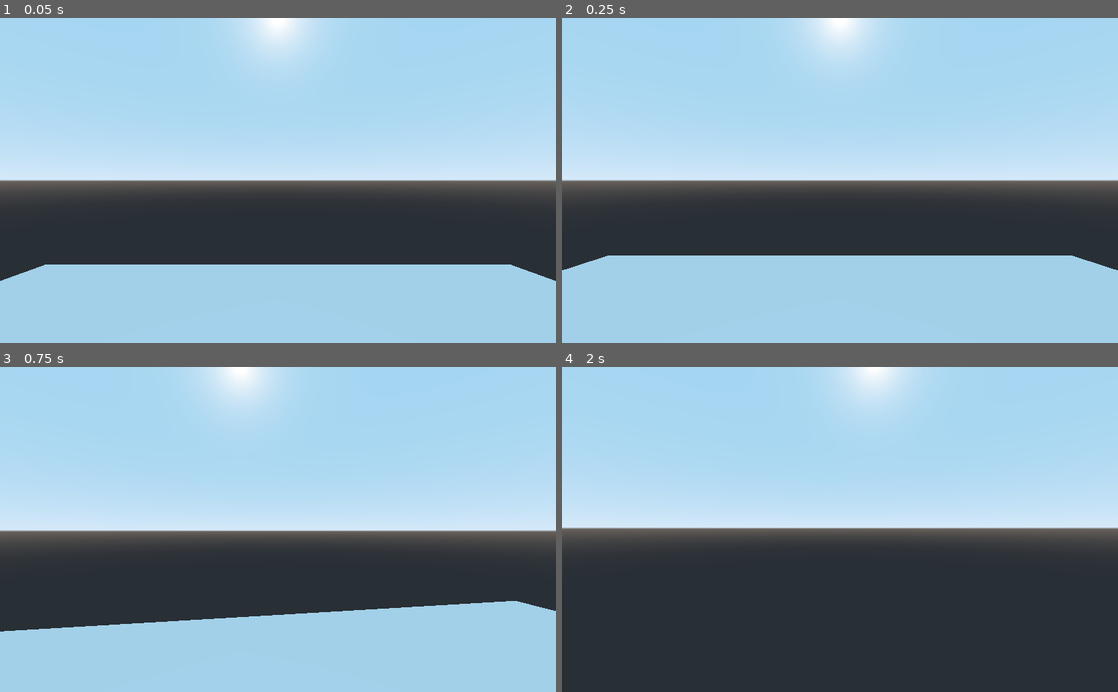
Above: before the commit, frames 1-4 (two rows, left to right).
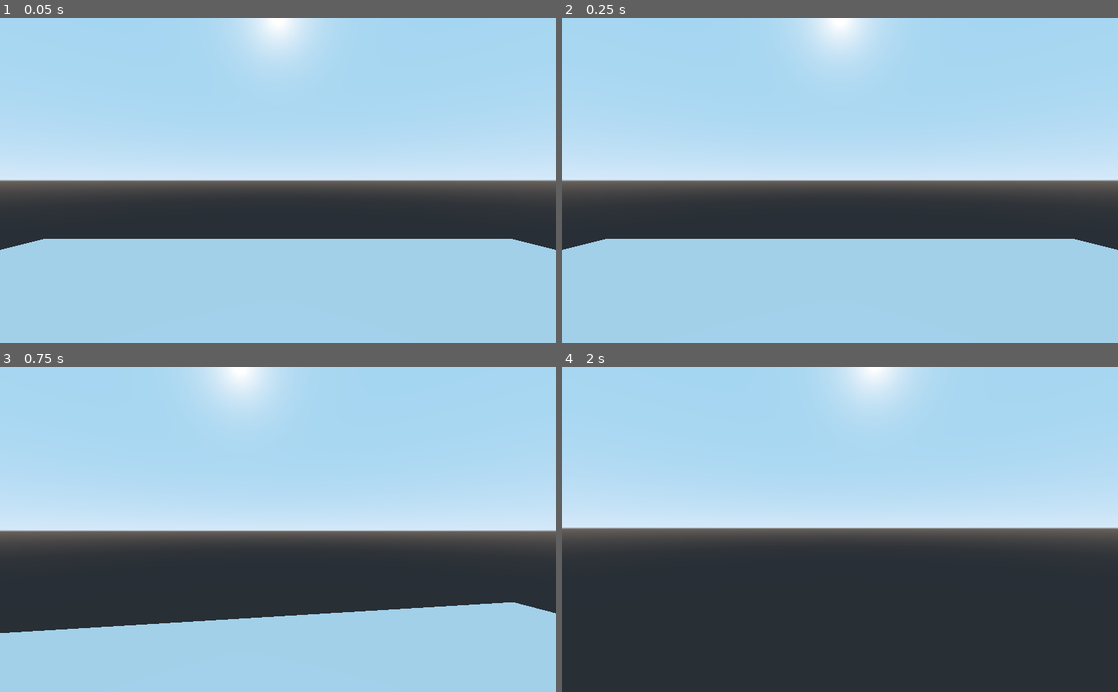
Above: after the commit, the same moments.

Repository: Hazematman/GodotFPS
Game: Godot game, scene res://scenes/Spatial.tscn
Same seed, same stepped clock (60 frames per second), same inputs: the game is played once before the commit and once after it.
Inputs (mouse positions are in pixels of both pictures, inside the frame that each line leads up to):
- Up to frame 1 (0.05 s): no input
- Up to frame 2 (0.25 s): no input
- Up to frame 3 (0.75 s): move the mouse to (305, 529) at 0.52 s; hold W (move_forward) from 0.53 s (still down); hold Shift (run, bound only after the commit) from 0.53 s (still down)
- Up to frame 4 (2 s): keep holding W (move_forward); tap Enter at 1.25 s; move the mouse to (812, 529) at 1.27 s; release Shift (run, bound only after the commit) at 1.28 s; click (812, 529) at 1.35 s; tap Shift (run, bound only after the commit) at 1.55 s

The runs differ from the first frame. In frame 1, 8.1% of the frame differs, in the area x 0-100%, y 67-81%; in frame 2, 5.2%; in frame 3, 0.5%; in frame 4, nothing differs.

Commit message:
Add sprint

Diff:
--- a/project.godot
+++ b/project.godot
@@ -8,16 +8,6 @@
 
 config_version=4
 
-_global_script_classes=[ {
-"base": "",
-"class": "GitAPI",
-"language": "NativeScript",
-"path": "res://addons/godot-git-plugin/git_api.gdns"
-} ]
-_global_script_class_icons={
-"GitAPI": ""
-}
-
 [application]
 
 config/name="TestFPS"
@@ -26,7 +16,7 @@
 
 [gdnative]
 
-singletons=[ "res://addons/godot-git-plugin/git_api.gdnlib" ]
+singletons=[  ]
 
 [input]
 
@@ -55,6 +45,11 @@
 "events": [ Object(InputEventMouseButton,"resource_local_to_scene":false,"resource_name":"","device":0,"alt":false,"shi …(212 unchanged characters)…
  ]
 }
+run={
+"deadzone": 0.5,
+"events": [ Object(InputEventKey,"resource_local_to_scene":false,"resource_name":"","device":0,"alt":false,"shift":false,"control":false,"meta":false,"command":false,"pressed":false,"scancode":16777237,"physical_scancode":0,"unicode":0,"echo":false,"script":null)
+ ]
+}
 
 [physics]
 
--- a/scenes/Player.tscn
+++ b/scenes/Player.tscn
@@ -5,11 +5,12 @@
 [sub_resource type="CapsuleShape" id=1]
 
 [node name="player" type="KinematicBody"]
+transform = Transform( 1, 0, 0, 0, 1, 0, 0, 0, 1, 0, 1.5, 0 )
 script = ExtResource( 1 )
 
 [node name="CollisionShape" type="CollisionShape" parent="."]
-transform = Transform( 1, 0, 0, 0, -4.37114e-08, -1, 0, 1, -4.37114e-08, 0, 1.47952, 0 )
+transform = Transform( 1, 0, 0, 0, -4.37114e-08, -1, 0, 1, -4.37114e-08, 0, 0, 0 )
 shape = SubResource( 1 )
 
 [node name="camera" type="Camera" parent="."]
-transform = Transform( 1, 0, 0, 0, 1, 0, 0, 0, 1, 0, 2.43237, 0 )
+transform = Transform( 1, 0, 0, 0, 1, 0, 0, 0, 1, 0, 1, 0 )
--- a/scenes/Spatial.tscn
+++ b/scenes/Spatial.tscn
@@ -8,8 +8,8 @@
 
 [node name="Spatial" type="Spatial"]
 
-[node name="Camera" parent="." instance=ExtResource( 1 )]
-transform = Transform( 1, 0, 0, 0, 1, 0, 0, 0, 1, 0, 2.20799, 0 )
+[node name="Player" parent="." instance=ExtResource( 1 )]
+transform = Transform( 1, 0, 0, 0, 1, 0, 0, 0, 1, 0, 2.5, 0 )
 
 [node name="StaticBody" type="StaticBody" parent="."]
 transform = Transform( 10, 0, 0, 0, 1, 0, 0, 0, 10, 0, 0, 0 )
--- a/scripts/Player.gd
+++ b/scripts/Player.gd
@@ -5,9 +5,10 @@
 var maxLookAngle : float = 90.0
 var lookSensitivity : float = 10.0
 
-var gravity : float = 12.0
+export var gravity : float = 12.0
 
-var speed : float = 1000.0
+export var speed : float = 500.0
+var sprintFactor : float = 2.0
 var velocity : Vector3 = Vector3()
 
 onready var camera = $camera
@@ -27,6 +28,7 @@
 func _physics_process(delta):
 	var forward = global_transform.basis.z
 	var right = global_transform.basis.x
+	var speedMultipler = 1.0
 
 	velocity.x = 0
 	velocity.z = 0
@@ -42,12 +44,13 @@
 	elif Input.is_action_pressed("move_left"):
 		movementDir.x = -1
 
-	movementDir = (movementDir.z * forward) + (movementDir * right)
+	if Input.is_action_pressed("run"):
+		speedMultipler = sprintFactor
+
+	movementDir = (movementDir.z * forward) + (movementDir.x * right)
 	movementDir = movementDir.normalized()
 
-
-
-	var movementSpeed = speed * delta * movementDir
+	var movementSpeed = speedMultipler * speed * delta * movementDir
 
 	velocity.x = movementSpeed.x
 	velocity.z = movementSpeed.z
